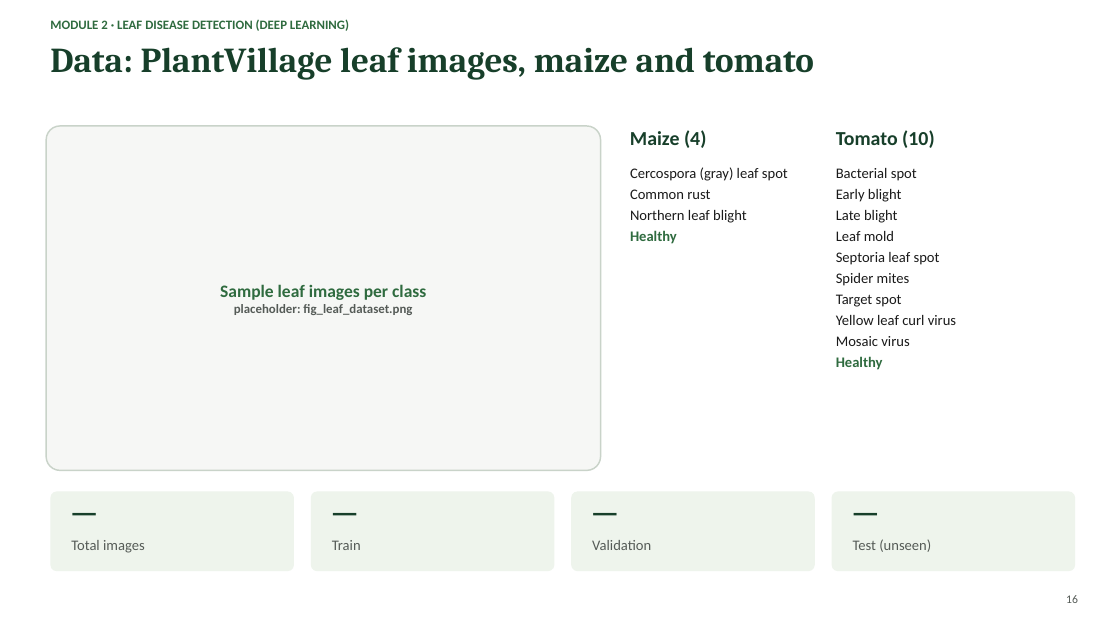
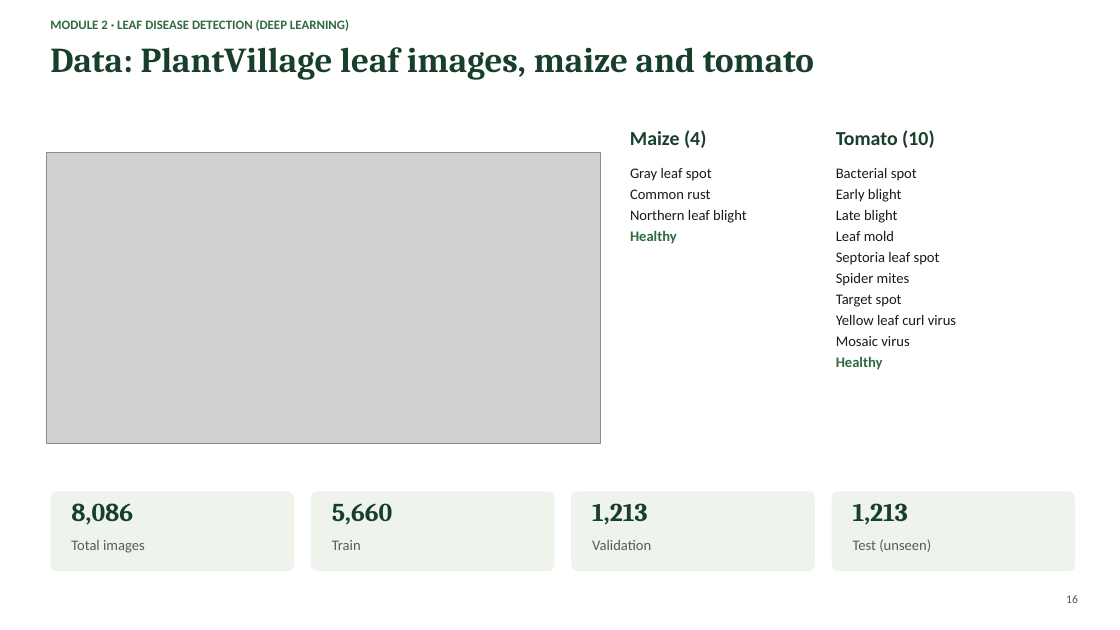
Before and after one commit to nirmit10000/agrisense, a slide deck: slide 16 of docs/AgriSense_Presentation.pptx. Drawn at 1120x630 pixels with LibreOffice and Linux fonts; fonts in the diff are those of the drawing; grey boxes stand for pictures. Boxes give left, top, right and bottom in pixels: in the first picture for what was removed or moved away, otherwise in the second. Text is boxed around its words. In the diff, an @@ line names an element or a change of style, - is before the commit and + after.

```diff
--- a/docs/AgriSense_Presentation.pptx
+++ b/docs/AgriSense_Presentation.pptx
@@ rounded rectangle removed at (46,126,601,471) @@
@@ picture added at (46,153,601,444) @@
@@ text at (630,168,712,181): text changed @@
-Cercospora (gray) leaf spot
+Gray leaf spot
@@ text removed at (220,284,426,315) @@
-Sample leaf images per class
-placeholder: fig_leaf_dataset.png
@@ text removed at (71,496,281,534) @@
-—
@@ text added at (71,503,133,525), 22 pt, text #173F2A, bold @@
+8,086
@@ text removed at (332,496,542,534) @@
-—
@@ text added at (332,503,392,525), 22 pt, text #173F2A, bold @@
+5,660
@@ text removed at (592,496,802,534) @@
-—
@@ text added at (592,503,647,525), 22 pt, text #173F2A, bold @@
+1,213
@@ text removed at (853,496,1063,534) @@
-—
@@ text added at (853,503,908,525), 22 pt, text #173F2A, bold @@
+1,213
```
Also in this commit, not shown: 9 other slides changed, 46 other files.
